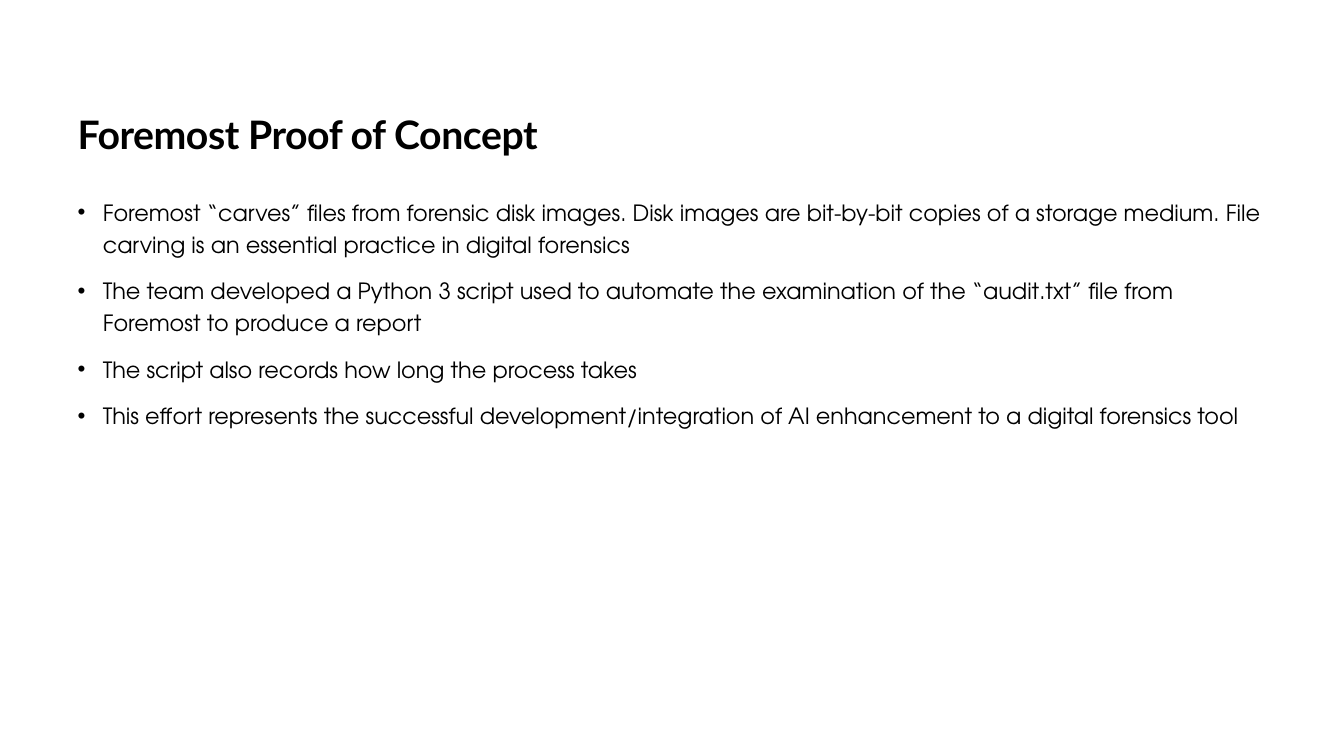
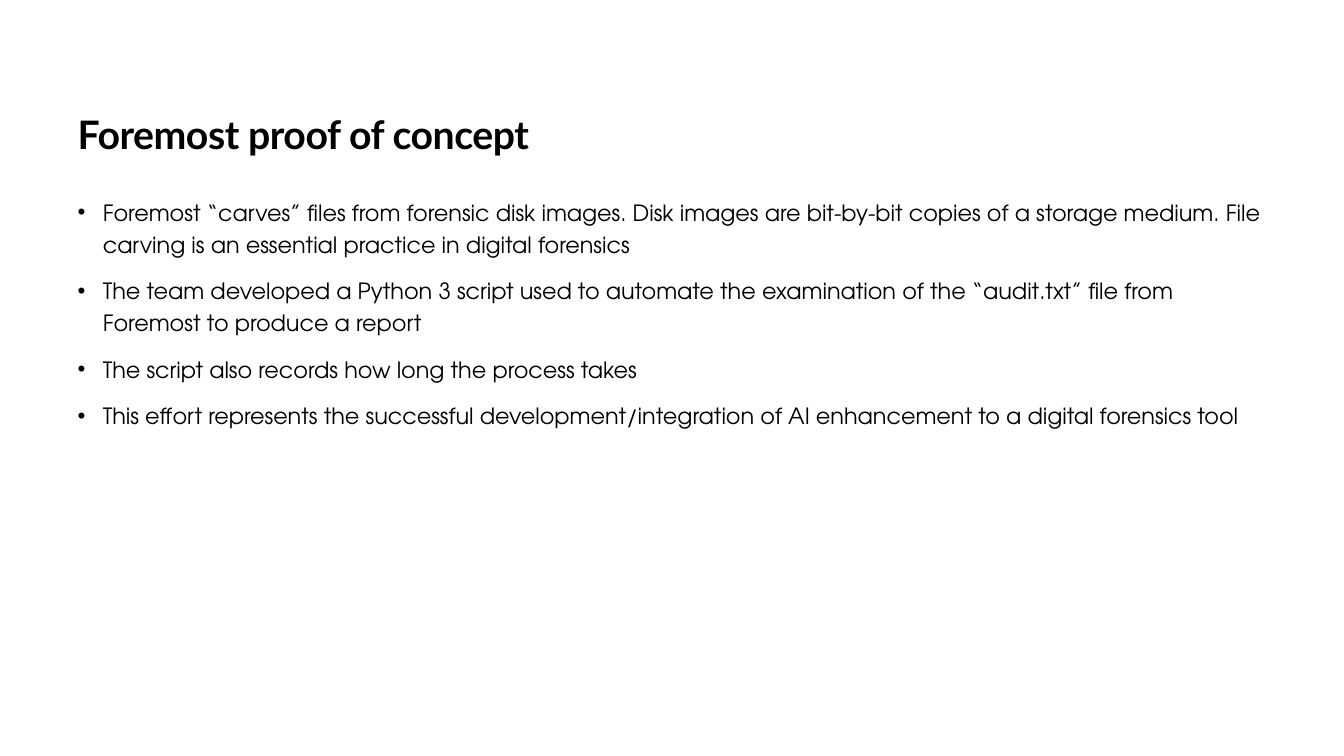
Before and after one commit to DavidSushames/BHB-Capstone, a slide deck: slide 7 of Academic Documents/Powerpoint wkg/Mid project Update - Dave v1.1 14-09.pptx. Drawn at 1344x756 pixels with LibreOffice and Linux fonts; fonts in the diff are those of the drawing. Boxes give left, top, right and bottom in pixels: in the first picture for what was removed or moved away, otherwise in the second. Text is boxed around its words. In the diff, an @@ line names an element or a change of style, - is before the commit and + after.

```diff
--- a/Academic Documents/Powerpoint wkg/Mid project Update - Dave v1.1 14-09.pptx
+++ b/Academic Documents/Powerpoint wkg/Mid project Update - Dave v1.1 14-09.pptx
@@ title at [78,120,529,156]: text changed @@
-Foremost Proof of Concept
+Foremost proof of concept
```
Also in this commit, not shown: 3 other slides changed.
